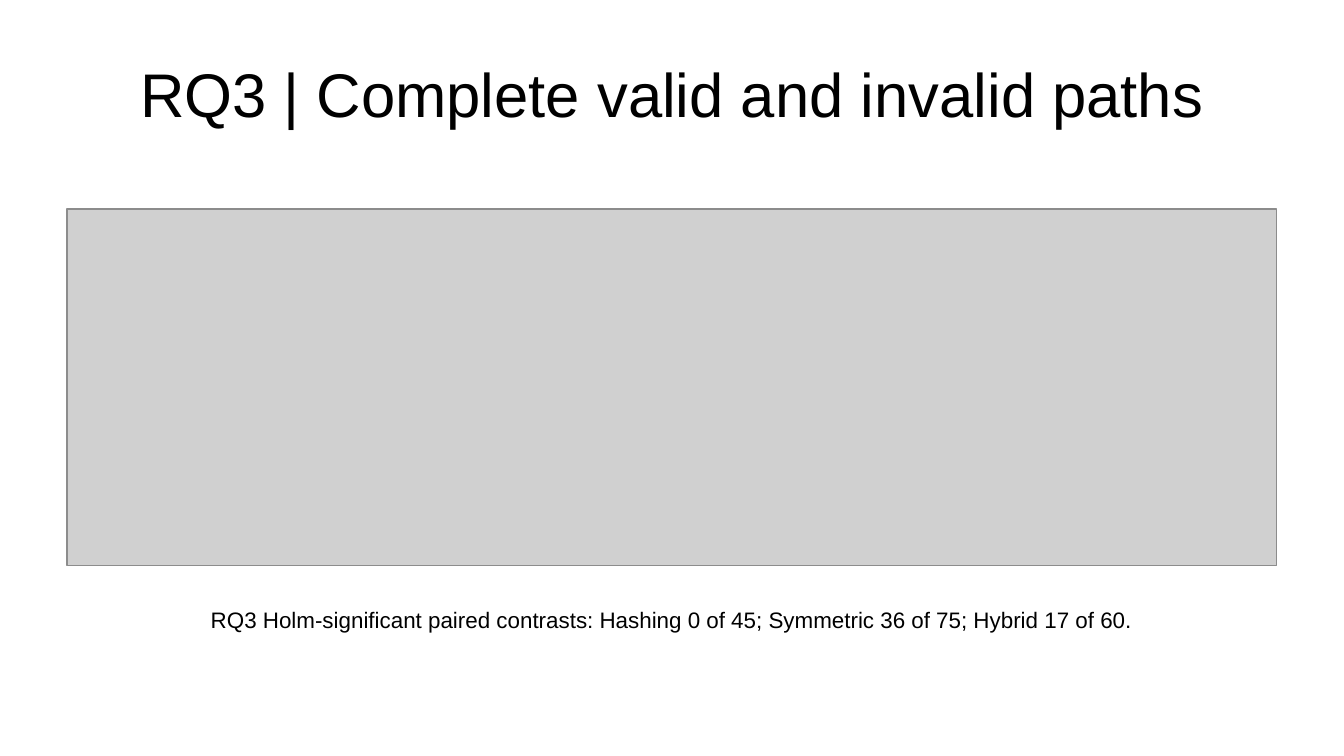
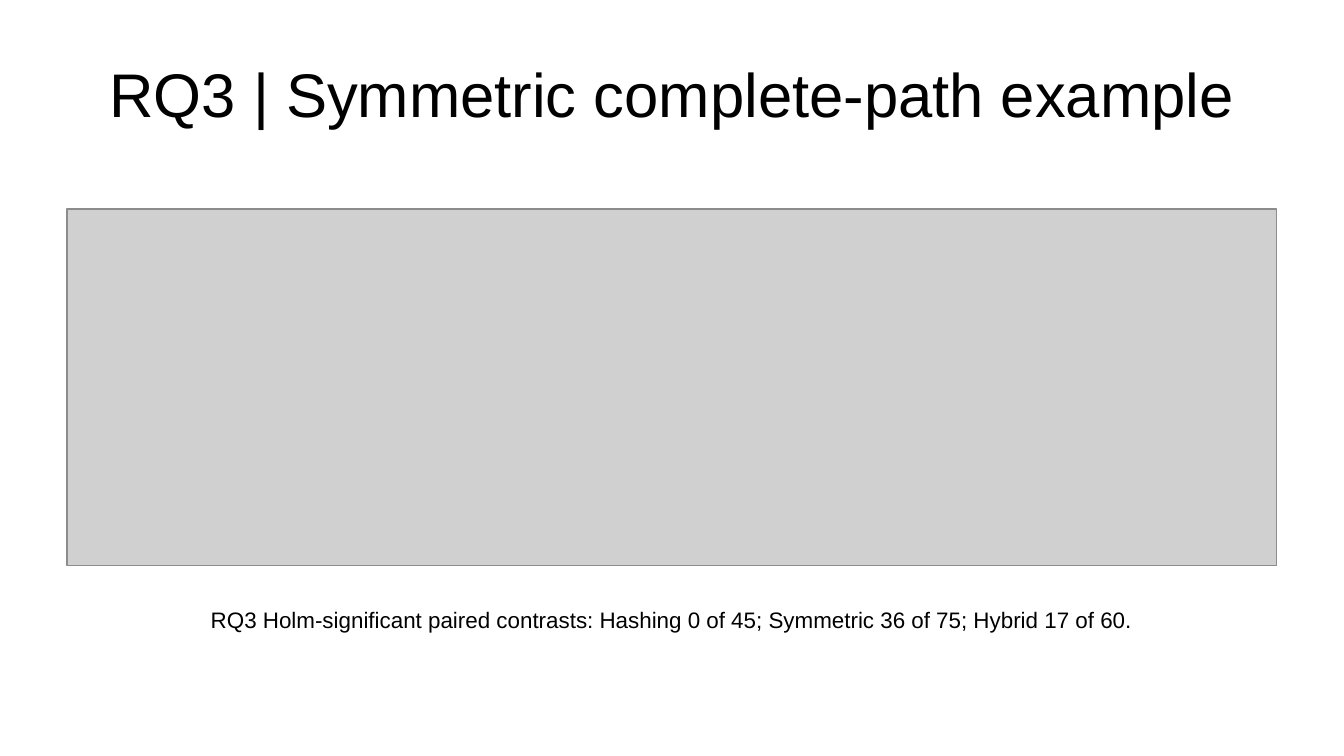
Before and after one commit to dat-nix/COSC2539-COSC2716-Assignment1, a slide deck: slide 8 of demo/presentation.pptx. Drawn at 1344x756 pixels with LibreOffice and Linux fonts; fonts in the diff are those of the drawing; grey boxes stand for pictures. Boxes give left, top, right and bottom in pixels: in the first picture for what was removed or moved away, otherwise in the second. Text is boxed around its words. In the diff, an @@ line names an element or a change of style, - is before the commit and + after.

```diff
--- a/demo/presentation.pptx
+++ b/demo/presentation.pptx
@@ title at [109, 72, 1234, 129]: text changed @@
-RQ3 | Complete valid and invalid paths
+RQ3 | Symmetric complete-path example
```
Also in this commit, not shown: 6 other slides changed, 9 other files.
